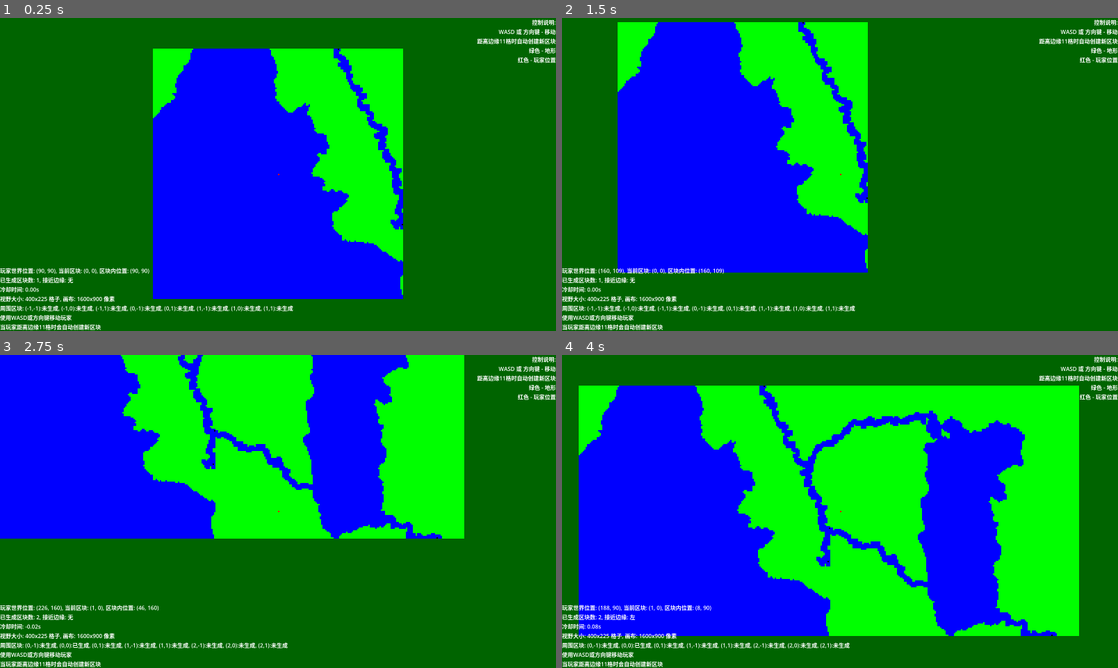
Above: before the commit, frames 1-4 (two rows, left to right).
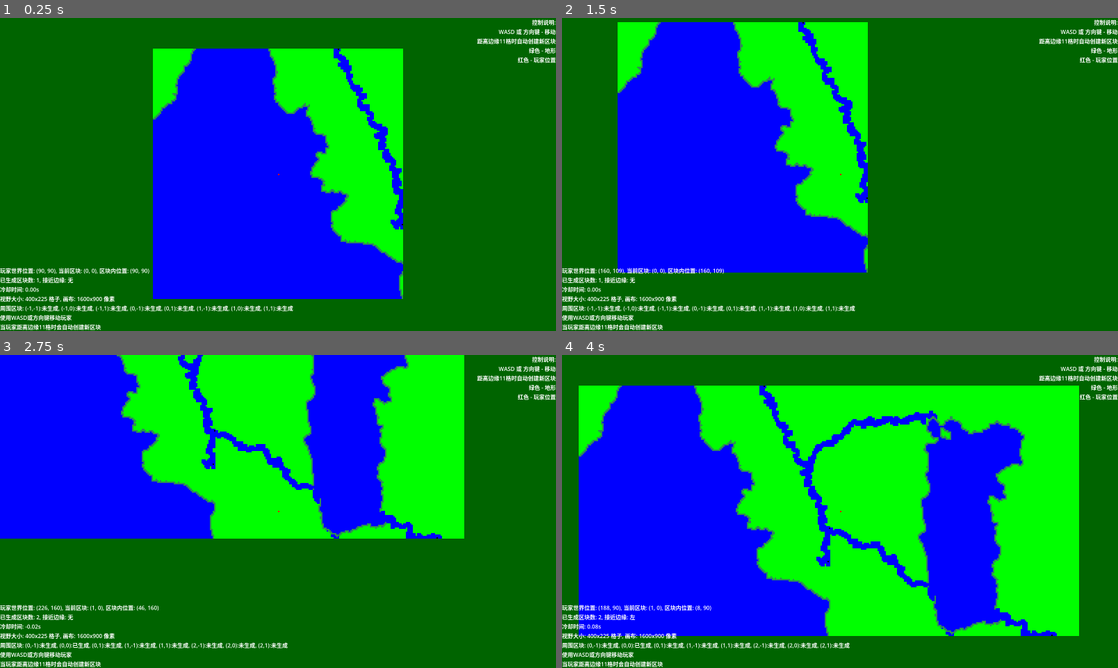
Above: after the commit, the same moments.

Repository: AliveGh0st/overmapchunkdemo
Game: Godot game, scene res://overmap_system.tscn
The game is run twice, just before and just after one commit, with the same random seed, the same clock (stepped at 60 frames per second) and the same inputs.
Inputs:
- Up to frame 1 (0.25 s): no input
- Up to frame 2 (1.5 s): tap Enter at 0.5 s; hold Right (ui_right) 0.53-1.28 s; hold Down (ui_down) from 1.28 s (still down)
- Up to frame 3 (2.75 s): release Down (ui_down) at 2.03 s; hold Right (ui_right) from 2.03 s (still down)
- Up to frame 4 (4 s): release Right (ui_right) at 2.78 s; hold Up (ui_up) 2.78-3.53 s; hold Left (ui_left) from 3.53 s (still down)

The runs differ from the first frame. In frame 1, 0.5% of the frame differs, in the area x 27-73%, y 9-90%; in frame 2, 0.5%; in frame 3, 0.8%; in frame 4, 1.2%, in the area x 3-84%, y 9-90%.

Commit message:
无代码更改

Diff:
--- a/overmap_renderer.gd
+++ b/overmap_renderer.gd
@@ -19,7 +19,7 @@
 const RIVER_COLOR = Color.BLUE # 河流颜色
 const DEBUG_RIVER_START_END_COLOR = Color.BLACK # 调试颜色
 const LAKE_SURFACE_COLOR = Color.BLUE # 湖泊表面颜色
-const LAKE_SHORE_COLOR = Color.BLUE # 湖岸颜色，蓝色
+const LAKE_SHORE_COLOR = Color.SEA_GREEN # 湖岸颜色，深蓝色
 
 # 地形类型
 const TERRAIN_TYPE_EMPTY = 0
